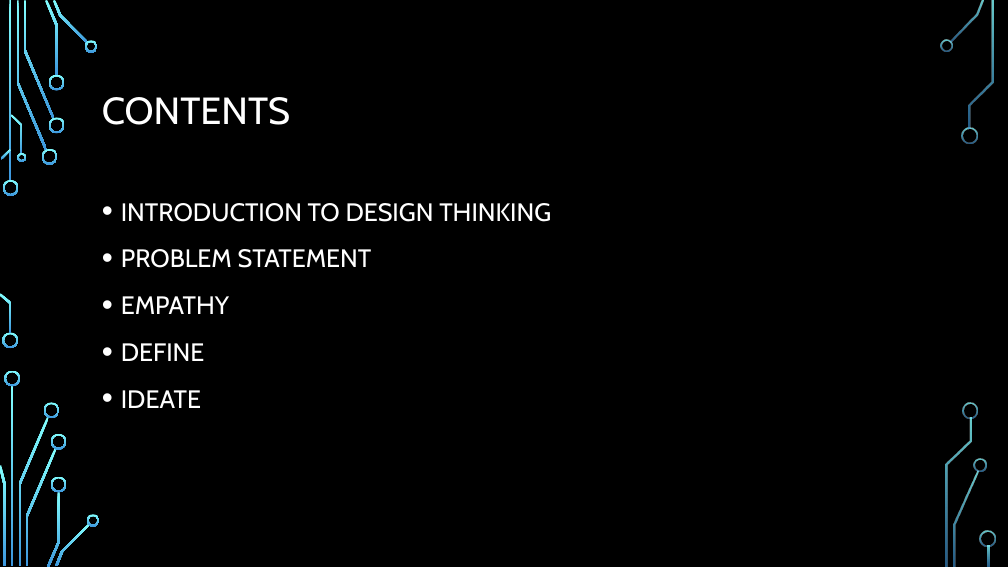
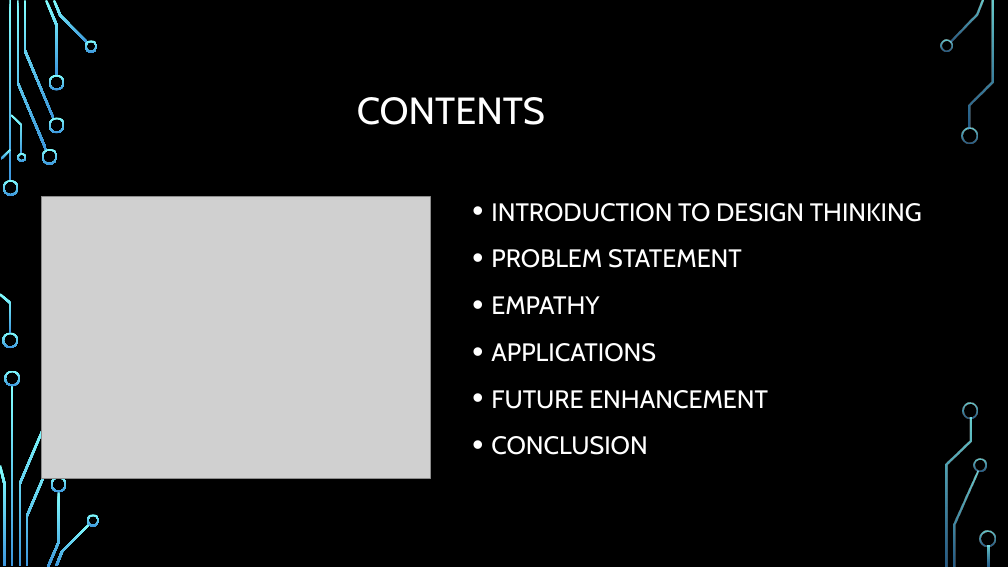
Before and after one commit to hemanthkumar29/design-think-website, a slide deck: slide 3 of public/team_presentations/team_7_presentation.pptx. Drawn at 1008x567 pixels with LibreOffice and Linux fonts; fonts in the diff are those of the drawing; grey boxes stand for pictures; background and template pictures are left out. Boxes give left, top, right and bottom in pixels: in the first picture for what was removed or moved away, otherwise in the second. Text is boxed around its words. In the diff, an @@ line names an element or a change of style, - is before the commit and + after.

```diff
--- a/public/team_presentations/team_7_presentation.pptx
+++ b/public/team_presentations/team_7_presentation.pptx
@@ title "CONTENTS": place and size @@
-title "CONTENTS" at <box>102,97,290,125</box>
+title "CONTENTS" at <box>357,97,545,125</box>
@@ picture added at <box>42,197,430,479</box> @@
@@ text "INTRODUCTION TO DESIGN THINKING": place and size @@
-text "INTRODUCTION TO DESIGN THINKING" at <box>121,203,551,408</box>
+text "INTRODUCTION TO DESIGN THINKING" at <box>491,203,922,455</box>
@@ text at <box>491,343,768,455</box>: text changed @@
-• DEFINE
-• IDEATE
+• APPLICATIONS
+• FUTURE ENHANCEMENT
+• CONCLUSION
@@ freeform shape removed at <box>44,402,60,418</box> @@
@@ freeform shape removed at <box>51,434,67,450</box> @@
```
Also in this commit, not shown: 5 other slides changed, 9 slides added, 6 slides removed, 1 other file.
